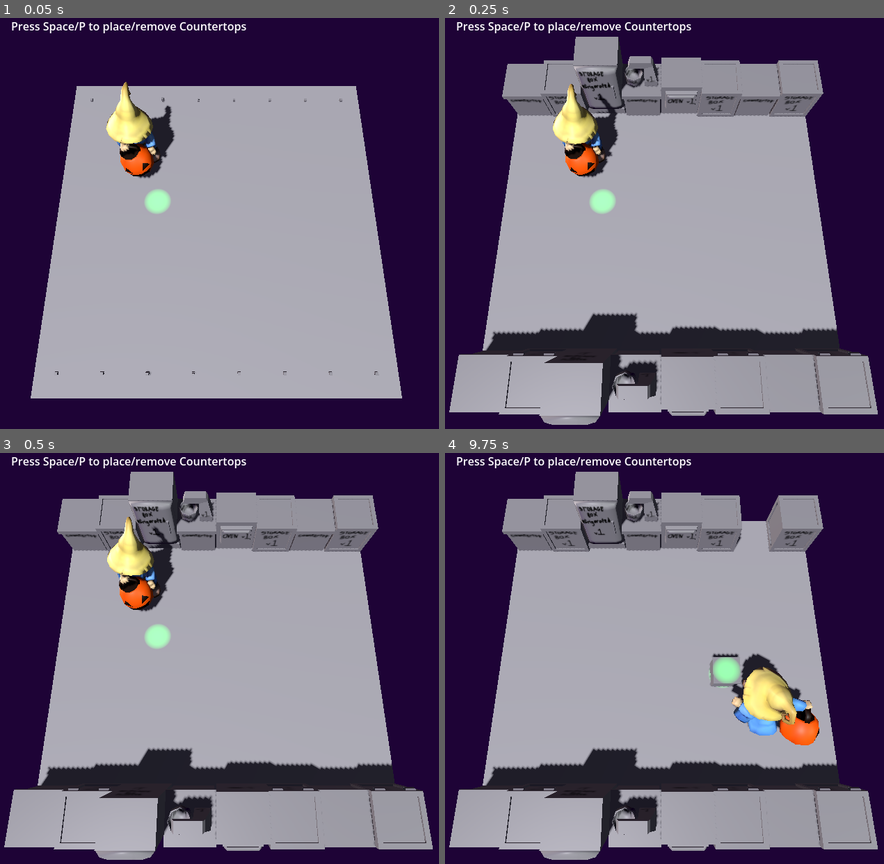
Above: before the commit, frames 1-4 (two rows, left to right).
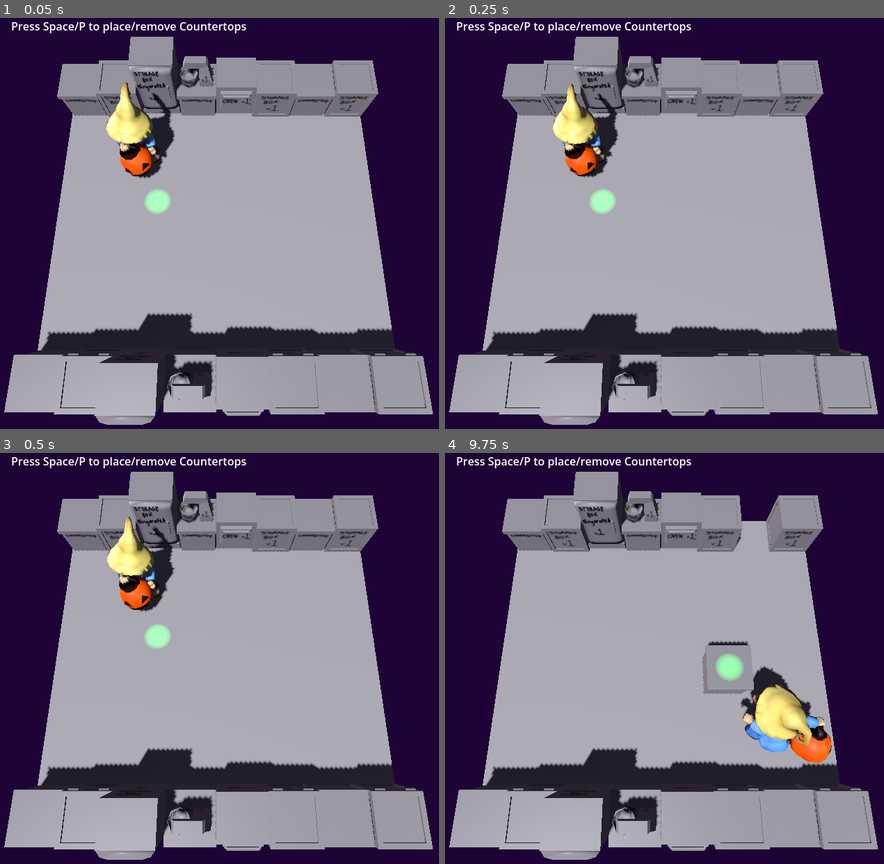
Above: after the commit, the same moments.

Repository: AdmiralPotato/halloween_game_2026
Game: Godot game, scene res://map/TilemapTest.tscn
Two runs of this game, one before a commit and one after it. Both use one fixed random seed, a clock stepped at 60 frames per second and the inputs below.
Inputs (mouse positions are in pixels of both pictures, inside the frame that each line leads up to):
- Up to frame 1 (0.05 s): no input
- Up to frame 2 (0.25 s): no input
- Up to frame 3 (0.5 s): no input
- Up to frame 4 (9.75 s): tap Space every 0.75 s from 0.5 to 4.25 s; move the mouse to (761, 637) at 0.52 s; hold Right (move_right) 0.53-1.28 s; tap P (pickup) every 0.75 s from 0.6 to 9.6 s; move the mouse to (572, 683) at 1.27 s; hold Down (move_down) 1.28-2.03 s; move the mouse to (704, 563) at 2.02 s; hold Right (move_right) 2.03-2.78 s; move the mouse to (638, 748) at 2.77 s; hold Up (move_up) 2.78-3.53 s; move the mouse to (796, 728) at 3.52 s; hold Left (move_left) 3.53-5.03 s; move the mouse to (528, 592) at 4.27 s; move the mouse to (682, 658) at 5.02 s; hold Down (move_down) 5.03-5.78 s; move the mouse to (594, 547) at 5.77 s; hold Right (move_right) 5.78-6.53 s; move the mouse to (761, 637) at 6.52 s; hold Up (move_up) 6.53-7.28 s; move the mouse to (572, 683) at 7.27 s; hold Right (move_right) 7.28-8.03 s; move the mouse to (704, 563) at 8.02 s; hold Down (move_down) 8.03-8.78 s; move the mouse to (638, 748) at 8.77 s; hold Left (move_left) 8.78-9.53 s; move the mouse to (796, 728) at 9.52 s; hold Up (move_up) from 9.53 s (still down)

The runs differ from the first frame. In frame 1, 21% of the frame differs, in the area x 0-99%, y 4-99%; in frame 2, nothing differs; in frame 3, nothing differs; in frame 4, 3.6%.

Commit message:
Animate Furni into/out of hand

Diff:
--- a/map/TestPlayer.tscn
+++ b/map/TestPlayer.tscn
@@ -60,71 +60,71 @@
 [node name="mage" parent="." unique_id=645908498 instance=ExtResource("2_rn8i4")]
 transform = Transform3D(2, 0, 0, 0, 2, 0, 0, 0, 2, 0, -1, 0)
 
-[node name="Skeleton3D" parent="mage/mage_bones" parent_id_path=PackedInt32Array(645908498, 1108835436) index="0" unique_id=966646045]
-bones/1/position = Vector3(0.016927196, 0.31242517, -0.15976362)
-bones/1/rotation = Quaternion(-0.0023929812, 0.7317866, 0.68033594, 0.04031966)
-bones/2/rotation = Quaternion(0.67091674, -3.2024087e-05, 1.6832115e-05, 0.7415327)
-bones/3/rotation = Quaternion(0.113590635, -0.03255657, 0.0110754855, 0.9929324)
-bones/4/rotation = Quaternion(-0.2349427, -0.027359208, 0.033318225, 0.97105277)
-bones/5/rotation = Quaternion(0.13051833, 0.014924916, -0.0097792465, 0.9912853)
-bones/6/rotation = Quaternion(0.34030643, -0.0016818561, 0.028611211, 0.93987775)
-bones/7/rotation = Quaternion(0.094848104, -0.010045862, 0.0454956, 0.99440086)
-bones/8/rotation = Quaternion(0.7469632, -0.019784575, 0.058230594, 0.66201496)
-bones/9/rotation = Quaternion(0.62803745, -0.11085414, -0.02375869, 0.7698805)
-bones/10/rotation = Quaternion(0.6948807, 0.0062940195, 0.17302766, 0.6979704)
-bones/11/rotation = Quaternion(0.73773456, 0.19873914, -0.034684323, 0.6442418)
-bones/12/rotation = Quaternion(0.847616, 0.0034146446, 0.002068174, 0.5305951)
-bones/13/rotation = Quaternion(0.8610578, 0.0024660192, -0.002117866, -0.5084968)
-bones/14/rotation = Quaternion(0.76859415, -0.35638052, -0.4628184, -0.2608737)
-bones/15/rotation = Quaternion(0.7566311, 0.37811765, 0.45081675, -0.2851328)
-bones/16/rotation = Quaternion(-0.6619878, 0.4241286, 0.35006174, 0.5092584)
-bones/17/rotation = Quaternion(-0.504204, -0.08572658, 0.026894584, 0.8588981)
-bones/18/rotation = Quaternion(-0.069276154, -2.0209703e-07, -0.4572212, 0.88665086)
-bones/19/rotation = Quaternion(-0.5736294, 0.77338076, 0.15510748, 0.22084641)
-bones/20/rotation = Quaternion(0.24977593, 0.59074867, 0.033311564, 0.7664975)
-bones/22/position = Vector3(1.6170707e-08, 0.11249982, -2.092743e-08)
-bones/22/rotation = Quaternion(-2.6603306e-07, 1.6964923e-07, -0.7071098, 0.70710385)
-bones/23/rotation = Quaternion(-0.29754436, 0.92415094, -0.057159334, 0.23269127)
-bones/24/rotation = Quaternion(0.6642435, 0.6433452, 0.146839, -0.35117787)
-bones/25/rotation = Quaternion(-0.09597474, 0.36439613, 0.5755679, 0.7257589)
-bones/26/rotation = Quaternion(-0.09779832, -6.98492e-08, 0.64546937, 0.75749916)
-bones/27/rotation = Quaternion(-0.06259167, 0.33780798, -0.6316716, 0.69495255)
-bones/28/rotation = Quaternion(-0.1720302, -0.7393899, -0.49798205, 0.41919225)
-bones/30/position = Vector3(-0.004895385, 0.06399491, 0.011891659)
-bones/30/rotation = Quaternion(0.4685339, 0.47156572, 0.50569516, 0.5498857)
-bones/31/rotation = Quaternion(-0.16543655, 0.30134985, -0.628412, 0.6977947)
-bones/32/rotation = Quaternion(-0.11340623, 0.8991592, -0.41769445, 0.064678214)
-bones/33/rotation = Quaternion(0.1716651, 0.8857977, -0.43097988, 0.01224382)
-bones/34/rotation = Quaternion(-0.18996975, 0.9817633, 0.0017764753, -0.0070146727)
-bones/35/rotation = Quaternion(0.1898733, 0.9816523, 0.006295982, -0.016348312)
-bones/36/rotation = Quaternion(0.11291929, 1.8172118e-07, -1.3437285e-07, 0.9936042)
+[node name="Skeleton3D" parent="mage/mage_bones" parent_id_path=PackedInt32Array(645908498, 907022497) index="0" unique_id=1433606933]
+bones/1/position = Vector3(-0.0036956922, 0.34841713, -0.15310034)
+bones/1/rotation = Quaternion(-4.034879e-06, 0.70738846, 0.7068251, 4.3074604e-05)
+bones/2/rotation = Quaternion(0.67073405, -1.3196218e-05, 6.794723e-06, 0.74169797)
+bones/3/rotation = Quaternion(0.09534583, -0.0059629525, 0.067445904, 0.99313885)
+bones/4/rotation = Quaternion(-0.26550865, 0.025448184, -0.017876096, 0.96360683)
+bones/5/rotation = Quaternion(0.048027676, 0.050823405, 0.0036372496, 0.9975456)
+bones/6/rotation = Quaternion(0.34030646, -0.0016818501, 0.028611075, 0.93987775)
+bones/7/rotation = Quaternion(0.0023471185, 0.0033363707, 0.04682796, 0.9988947)
+bones/8/rotation = Quaternion(0.7360791, -0.015842862, 0.06280478, 0.6737894)
+bones/9/rotation = Quaternion(0.6058193, -0.13491389, -0.04533072, 0.7827684)
+bones/10/rotation = Quaternion(0.69249123, -0.023886878, 0.14564177, 0.70616835)
+bones/11/rotation = Quaternion(0.7465088, 0.15311207, -0.0287802, 0.64687943)
+bones/12/rotation = Quaternion(0.808893, -1.2934716e-08, -2.2334658e-07, 0.58795595)
+bones/13/rotation = Quaternion(0.8942657, -3.2231206e-08, -4.8093742e-08, -0.4475366)
+bones/14/rotation = Quaternion(0.7810135, -0.33088446, -0.48346016, -0.21633291)
+bones/15/rotation = Quaternion(0.78101313, 0.33088514, 0.48345962, -0.21633428)
+bones/16/rotation = Quaternion(-0.6587107, 0.5106062, 0.27715963, 0.4780838)
+bones/17/rotation = Quaternion(-0.4304025, -0.22230141, -0.053504888, 0.873197)
+bones/18/rotation = Quaternion(-0.06604284, -2.0209721e-07, -0.43588194, 0.8975775)
+bones/19/rotation = Quaternion(-0.5468958, 0.7717241, -0.011613611, 0.32436407)
+bones/20/rotation = Quaternion(0.20471224, 0.46455458, 0.170409, 0.844537)
+bones/22/position = Vector3(-3.6540753e-09, 0.112499796, 1.5730109e-08)
+bones/22/rotation = Quaternion(-1.1323323e-07, 3.094536e-08, -0.7071098, 0.70710385)
+bones/23/rotation = Quaternion(-0.26775783, 0.9039118, -0.18967636, 0.27435768)
+bones/24/rotation = Quaternion(0.5763665, 0.62298816, 0.21208975, -0.484464)
+bones/25/rotation = Quaternion(-0.30020222, 0.40181547, 0.53306526, 0.68136954)
+bones/26/rotation = Quaternion(-0.06649137, -8.707871e-08, 0.4388437, 0.89610004)
+bones/27/rotation = Quaternion(-0.2240644, 0.25346404, -0.7800337, 0.52640146)
+bones/28/rotation = Quaternion(-0.046821233, -0.8019391, -0.20933747, 0.5575657)
+bones/30/position = Vector3(-0.0048954207, 0.06399489, 0.01189157)
+bones/30/rotation = Quaternion(0.46853447, 0.4715668, 0.50569445, 0.54988486)
+bones/31/rotation = Quaternion(-0.1920642, 0.33270106, -0.59464604, 0.70627016)
+bones/32/rotation = Quaternion(-0.11678643, 0.889258, -0.4400022, 0.044488076)
+bones/33/rotation = Quaternion(0.16884397, 0.86923605, -0.46433794, -0.01762713)
+bones/34/rotation = Quaternion(-0.18996975, 0.9817633, 0.0017772443, -0.0070148217)
+bones/35/rotation = Quaternion(0.18987331, 0.9816523, 0.0062967446, -0.016348165)
+bones/36/rotation = Quaternion(0.11291852, 1.7884167e-07, -1.321545e-07, 0.99360424)
 bones/37/rotation = Quaternion(0.9492918, -0.16457272, -0.14643715, -0.22431459)
 bones/38/rotation = Quaternion(0.9598367, 0.18929213, 0.036225136, -0.20388654)
-bones/39/rotation = Quaternion(-0.66061914, -0.052738898, -0.025504362, 0.74843204)
-bones/41/position = Vector3(6.816777e-05, 0.1353626, -0.0013074436)
-bones/41/rotation = Quaternion(-0.6469438, -0.0041051675, -0.003674918, 0.7625178)
-bones/42/rotation = Quaternion(0.4122409, -0.46460596, 0.58233625, 0.5244839)
-bones/43/rotation = Quaternion(-0.51382256, -0.7980114, 0.16000822, 0.2712225)
-bones/44/rotation = Quaternion(0.6315576, -0.0033592475, 0.11580474, 0.7666245)
-bones/45/rotation = Quaternion(-0.017143251, 0.816379, -0.5683718, 0.10092058)
-bones/46/rotation = Quaternion(0.38312015, 0.050021723, -0.003344071, 0.9223371)
-bones/47/position = Vector3(-0.08452241, 0.023621969, -0.04579365)
-bones/47/rotation = Quaternion(-0.22413458, 0.040560927, 0.23805007, 0.9441667)
-bones/48/rotation = Quaternion(0.464606, 0.4122409, -0.52448386, 0.58233625)
-bones/49/rotation = Quaternion(-0.4509947, 0.6513667, -0.40999055, 0.45192155)
-bones/50/rotation = Quaternion(0.51988834, 0.0037195217, -0.095328875, 0.8488903)
-bones/51/rotation = Quaternion(0.009243572, 0.70377326, -0.7033894, -0.099303365)
-bones/52/rotation = Quaternion(0.38313738, 0.05093789, -0.0037301457, 0.9222783)
-bones/53/position = Vector3(0.046173427, -0.08047463, -0.062462244)
-bones/53/rotation = Quaternion(-0.3632195, 0.2924695, -0.28955084, 0.83587897)
-bones/54/position = Vector3(-0.03178497, 0.04298, -0.08958959)
-bones/54/rotation = Quaternion(-0.098504364, -0.08653903, 0.10065102, 0.9862441)
-bones/55/position = Vector3(0.03178482, 0.04298006, -0.089589596)
-bones/55/rotation = Quaternion(-0.27662805, 0.11525534, -0.05638808, 0.95237267)
-bones/56/position = Vector3(-0.11415221, 0.056302823, -0.06549289)
-bones/56/rotation = Quaternion(0.0014647194, -0.059579145, 0.2453573, 0.9675991)
-bones/57/position = Vector3(0.1141521, 0.056302946, -0.06549314)
-bones/57/rotation = Quaternion(-0.23222934, 0.08137389, -0.21155784, 0.9458812)
+bones/39/rotation = Quaternion(-0.660619, -0.05273886, -0.025504183, 0.74843216)
+bones/41/position = Vector3(4.927196e-06, 0.13502629, -9.1145426e-05)
+bones/41/rotation = Quaternion(-0.64637554, 5.182506e-06, 5.374484e-06, 0.76301944)
+bones/42/rotation = Quaternion(0.430918, -0.48137835, 0.5686543, 0.5091335)
+bones/43/rotation = Quaternion(-0.52159363, -0.741527, 0.27656636, 0.31873003)
+bones/44/rotation = Quaternion(0.4587392, -0.0038760388, 0.08411612, 0.8845721)
+bones/45/rotation = Quaternion(-0.0111025665, 0.86449707, -0.49122438, 0.10592595)
+bones/46/rotation = Quaternion(0.3823536, 0.03842068, -0.015915025, 0.92307985)
+bones/47/position = Vector3(-0.06890498, 0.012554072, -0.05465094)
+bones/47/rotation = Quaternion(-0.12451359, -0.013872765, 0.22201312, 0.9669613)
+bones/48/rotation = Quaternion(0.48137844, 0.43091795, -0.5091335, 0.5686543)
+bones/49/rotation = Quaternion(-0.3965176, 0.6083963, -0.48582608, 0.48641637)
+bones/50/rotation = Quaternion(0.36537272, 0.0040680664, -0.066996254, 0.92843837)
+bones/51/rotation = Quaternion(-0.001920812, 0.7435967, -0.65989345, -0.107708484)
+bones/52/rotation = Quaternion(0.38211942, 0.05014404, -0.020770127, 0.9225178)
+bones/53/position = Vector3(0.047517776, -0.08103553, -0.088623784)
+bones/53/rotation = Quaternion(-0.2716642, 0.30665994, -0.26698518, 0.87228274)
+bones/54/position = Vector3(-0.03178491, 0.042979907, -0.08958954)
+bones/54/rotation = Quaternion(-0.08100209, -0.116719805, 0.018704217, 0.9896794)
+bones/55/position = Vector3(0.031784795, 0.042979915, -0.08958947)
+bones/55/rotation = Quaternion(-0.2574187, 0.12137186, -0.07894024, 0.9553915)
+bones/56/position = Vector3(-0.11415221, 0.05630283, -0.0654929)
+bones/56/rotation = Quaternion(-0.009366196, -0.11440925, 0.093698554, 0.98896086)
+bones/57/position = Vector3(0.11415209, 0.05630284, -0.065493025)
+bones/57/rotation = Quaternion(-0.19625595, 0.094480425, -0.1936424, 0.95658755)
 
 [node name="AnimationTree" type="AnimationTree" parent="." unique_id=2145077579]
 root_node = NodePath("../mage")
--- a/map/furni_node.gd
+++ b/map/furni_node.gd
@@ -1,9 +1,8 @@
 @abstract
 extends Node3D
 class_name FurniNode
+
 @export var item_height = 1;
-
-var tween: Tween
 
 ## Return true if the given item can be placed on/in this furniture.
 @abstract
@@ -12,21 +11,13 @@
 ## Called when you have been placed on a tile. Also called when you enter the
 ## scene, if you *are* in place on a Tilemap.
 func unpack():
-	if tween:
-		tween.kill()
-	# Become smolbig; start tiny but not zero or physics throws warns
-	scale = Vector3.ONE * 0.001
-	tween = self.create_tween()
-	tween.set_trans(Tween.TRANS_SINE)
-	tween.tween_property(self, "scale", Vector3.ONE, 0.2)
 	$StaticBody3D/CollisionShape3D.disabled = false
+
 
 ## Called when you are taken away from a tile, back into someone's hand. Also
 ## called when you enter the scene, if you *aren't* in place on a Tilemap.
 
 func pack():
-	# Become smol
-	scale = Vector3(0.5, 0.5, 0.5)
 	$StaticBody3D/CollisionShape3D.disabled = true
 
 
--- a/map/test_player.gd
+++ b/map/test_player.gd
@@ -1,4 +1,8 @@
 extends RigidBody3D
+
+const HAND_POS = Vector3(0.0, -0.5, 0.5)
+const SMOL = Vector3.ONE * 0.5
+const TWEEN_TIME = 0.1
 
 ## How much force the birb can apply on a given axis
 @export var movement_force := 30
@@ -30,12 +34,35 @@
 	if Input.is_action_just_pressed("pickup"):
 		var target_tile := Global.tilemap.find_tile(self.position, self.basis.z, 1.4)
 		var tilemap := Global.tilemap
+		var old_held := held_object
+		var old_xform := old_held.global_transform if old_held else Transform3D()
 		if held_object is FurniNode || in_rearrange_mode:
 			# doesn't matter if we're in rearrange mode if we're already holding furni
+			var placed_furni = Global.tilemap.get_furni(target_tile)
+			if placed_furni:
+				# XXX assume it unlikely that the position of a Furni node
+				# is exactly 0
+				old_xform = placed_furni.global_transform
 			held_object = Global.tilemap.swap_furni(target_tile, held_object)
 		elif held_object is ItemNode || !in_rearrange_mode:
 			held_object = Global.tilemap.swap_item(target_tile, held_object)
 		# If we're holding an object now, it's because we picked one up.
 		if held_object:
-			self.add_child(held_object)
-			held_object.position = Vector3(0.0, -0.5, 0.5)
+			add_child(held_object)
+			# after we're added as a child, our global_position is again valid
+			# based on our new hierarchy; tween over to where we want to be in
+			# local space.
+			held_object.global_transform = old_xform
+			var tween = create_tween().set_trans(Tween.TRANS_SINE)
+			var target = Transform3D()
+			target.basis = target.basis.scaled(SMOL)
+			target.origin = HAND_POS
+			tween.tween_property(held_object, "transform", target, TWEEN_TIME)
+		else:  # we put something down
+			if old_held is FurniNode:
+				var new_xform = old_held.transform  # set by swap_furni
+				# reset to unity scale
+				new_xform.basis = new_xform.basis.scaled(Vector3.ONE / new_xform.basis.get_scale())
+				old_held.global_transform = old_xform
+				var tween = create_tween().set_trans(Tween.TRANS_SINE)
+				tween.tween_property(old_held, "transform", new_xform, TWEEN_TIME)
